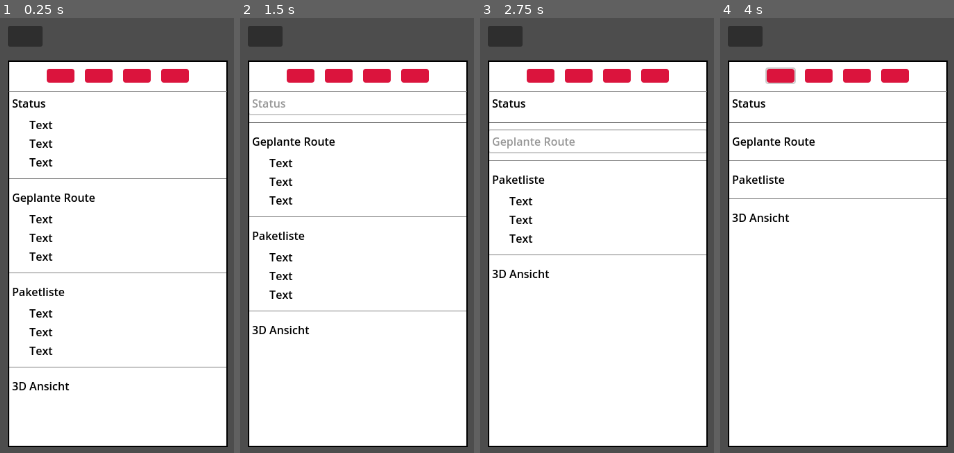
Above: before the commit, frames 1-4 (left to right).
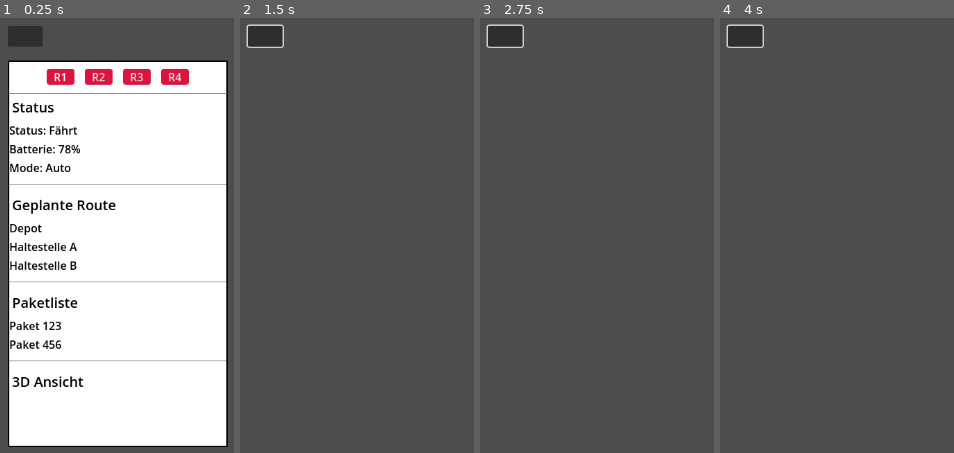
Above: after the commit, the same moments.

Repository: HaiZung/SE-Projekt
Game: Godot game, scene res://UI/UI.tscn
The game is run twice, just before and just after one commit, with the same random seed, the same clock (stepped at 60 frames per second) and the same inputs.
Inputs (mouse positions are in pixels of both pictures, inside the frame that each line leads up to):
- Up to frame 1 (0.25 s): no input
- Up to frame 2 (1.5 s): click (265, 35) at 0.5 s; click (357, 105) at 1.25 s, where only the run before the commit has a clickable "Status"
- Up to frame 3 (2.75 s): click (597, 139) at 2 s, where only the run before the commit has a clickable "Geplante Route"
- Up to frame 4 (4 s): click (837, 178) at 2.75 s, where only the run before the commit has a clickable "Paketliste"; click (780, 74) at 3.52 s

The runs differ from the first frame. In frame 1, 8.2% of the frame differs, in the area x 3-98%, y 12-86%; in frame 2, 83%; in frame 3, 83%, in the area x 2-98%, y 1-99%; in frame 4, 83%.

Commit message:
Enhance UI functionality by adding button scripts and dynamic content handling

Diff:
--- a/ui-roboterdetailansicht/UI/UI.tscn
+++ b/ui-roboterdetailansicht/UI/UI.tscn
@@ -1,6 +1,7 @@
-[gd_scene load_steps=10 format=3 uid="uid://dc6t68g6ccu8h"]
+[gd_scene load_steps=11 format=3 uid="uid://dc6t68g6ccu8h"]
 
 [ext_resource type="Script" uid="uid://cycdwrcnga6so" path="res://UI/heading_1_expanded.gd" id="1_6dd3c"]
+[ext_resource type="Script" uid="uid://b3axa7bpmkxfe" path="res://UI/ui.gd" id="1_e707p"]
 [ext_resource type="Script" uid="uid://wj6rcqu0hhni" path="res://UI/heading_1_expanded_2.gd" id="2_dhe1o"]
 [ext_resource type="Script" uid="uid://kc0viaurn4if" path="res://UI/heading_1_expanded_3.gd" id="3_q0uhn"]
 
@@ -34,6 +35,7 @@
 anchor_bottom = 1.0
 grow_horizontal = 2
 grow_vertical = 2
+script = ExtResource("1_e707p")
 
 [node name="MainLayout" type="VBoxContainer" parent="."]
 layout_mode = 1
@@ -87,6 +89,8 @@
 theme_override_styles/hover = SubResource("StyleBoxFlat_red")
 toggle_mode = true
 button_group = SubResource("ButtonGroup_q0uhn")
+text = "R1
+"
 
 [node name="RedBtn2" type="Button" parent="MainLayout/WindowPanel/WindowVBox/WindowHeader/HeaderButtons"]
 custom_minimum_size = Vector2(40, 20)
@@ -96,6 +100,7 @@
 theme_override_styles/hover = SubResource("StyleBoxFlat_red")
 toggle_mode = true
 button_group = SubResource("ButtonGroup_e707p")
+text = "R2"
 
 [node name="RedBtn3" type="Button" parent="MainLayout/WindowPanel/WindowVBox/WindowHeader/HeaderButtons"]
 custom_minimum_size = Vector2(40, 20)
@@ -105,6 +110,7 @@
 theme_override_styles/hover = SubResource("StyleBoxFlat_red")
 toggle_mode = true
 button_group = SubResource("ButtonGroup_f1fl4")
+text = "R3"
 
 [node name="RedBtn4" type="Button" parent="MainLayout/WindowPanel/WindowVBox/WindowHeader/HeaderButtons"]
 custom_minimum_size = Vector2(40, 20)
@@ -114,6 +120,7 @@
 theme_override_styles/hover = SubResource("StyleBoxFlat_red")
 toggle_mode = true
 button_group = SubResource("ButtonGroup_jqf55")
+text = "R4"
 
 [node name="Separator" type="HSeparator" parent="MainLayout/WindowPanel/WindowVBox"]
 layout_mode = 2
@@ -137,6 +144,7 @@
 theme_override_colors/font_focus_color = Color(0.5921569, 0.5921569, 0.5921569, 1)
 theme_override_colors/font_pressed_color = Color(0.5921569, 0.5921569, 0.5921569, 1)
 theme_override_colors/font_hover_color = Color(0.5931336, 0.59313357, 0.59313357, 1)
+theme_override_font_sizes/font_size = 20
 text = "Status
 "
 flat = true
@@ -173,6 +181,7 @@
 theme_override_colors/font_focus_color = Color(0.5921569, 0.5921569, 0.5921569, 1)
 theme_override_colors/font_pressed_color = Color(0.5921569, 0.5921569, 0.5921569, 1)
 theme_override_colors/font_hover_color = Color(0.5921569, 0.5921569, 0.5921569, 1)
+theme_override_font_sizes/font_size = 20
 text = "Geplante Route"
 flat = true
 alignment = 0
@@ -208,6 +217,7 @@
 theme_override_colors/font_focus_color = Color(0.5921569, 0.5921569, 0.5921569, 1)
 theme_override_colors/font_pressed_color = Color(0.5921569, 0.5921569, 0.5921569, 1)
 theme_override_colors/font_hover_color = Color(0.5921569, 0.5921569, 0.5921569, 1)
+theme_override_font_sizes/font_size = 20
 text = "Paketliste"
 flat = true
 alignment = 0
@@ -242,6 +252,9 @@
 theme_override_colors/font_focus_color = Color(0.5921569, 0.5921569, 0.5921569, 1)
 theme_override_colors/font_pressed_color = Color(0.5921569, 0.5921569, 0.5921569, 1)
 theme_override_colors/font_hover_color = Color(0.5921569, 0.5921569, 0.5921569, 1)
+theme_override_font_sizes/font_size = 20
 text = "3D Ansicht"
 flat = true
 alignment = 0
+
+[connection signal="pressed" from="MainLayout/TopBar/MenuButton" to="." method="_on_menu_button_pressed"]
--- a/ui-roboterdetailansicht/UI/heading_1_expanded.gd
+++ b/ui-roboterdetailansicht/UI/heading_1_expanded.gd
@@ -6,9 +6,19 @@
 var is_open := true
 
 func _ready():
-    content.visible = is_open
-    toggle_btn.pressed.connect(_on_toggle)
+	content.visible = is_open
+	toggle_btn.pressed.connect(_on_toggle)
 
 func _on_toggle():
-    is_open = !is_open
-    content.visible = is_open
+	is_open = !is_open
+	content.visible = is_open
+
+func set_lines(lines: Array) -> void:
+	for c in $Content.get_children():
+		c.queue_free()
+
+	for t in lines:
+		var l := Label.new()
+		l.text = str(t)
+		l.add_theme_color_override("font_color", Color.BLACK)
+		$Content.add_child(l)
--- a/ui-roboterdetailansicht/UI/heading_1_expanded_2.gd
+++ b/ui-roboterdetailansicht/UI/heading_1_expanded_2.gd
@@ -6,9 +6,19 @@
 var is_open := true
 
 func _ready():
-    content.visible = is_open
-    toggle_btn.pressed.connect(_on_toggle)
+	content.visible = is_open
+	toggle_btn.pressed.connect(_on_toggle)
 
 func _on_toggle():
-    is_open = !is_open
-    content.visible = is_open
+	is_open = !is_open
+	content.visible = is_open
+
+func set_lines(lines: Array) -> void:
+	for c in $Content.get_children():
+		c.queue_free()
+
+	for t in lines:
+		var l := Label.new()
+		l.text = str(t)
+		l.add_theme_color_override("font_color", Color.BLACK)
+		$Content.add_child(l)
--- a/ui-roboterdetailansicht/UI/heading_1_expanded_3.gd
+++ b/ui-roboterdetailansicht/UI/heading_1_expanded_3.gd
@@ -6,9 +6,19 @@
 var is_open := true
 
 func _ready():
-    content.visible = is_open
-    toggle_btn.pressed.connect(_on_toggle)
+	content.visible = is_open
+	toggle_btn.pressed.connect(_on_toggle)
 
 func _on_toggle():
-    is_open = !is_open
-    content.visible = is_open
+	is_open = !is_open
+	content.visible = is_open
+
+func set_lines(lines: Array) -> void:
+	for c in $Content.get_children():
+		c.queue_free()
+
+	for t in lines:
+		var l := Label.new()
+		l.text = str(t)
+		l.add_theme_color_override("font_color", Color.BLACK)
+		$Content.add_child(l)
--- /dev/null
+++ b/ui-roboterdetailansicht/UI/menu_button.gd
@@ -0,0 +1,11 @@
+extends Button
+
+
+# Called when the node enters the scene tree for the first time.
+func _ready() -> void:
+	pass # Replace with function body.
+
+
+# Called every frame. 'delta' is the elapsed time since the previous frame.
+func _process(delta: float) -> void:
+	pass
--- a/ui-roboterdetailansicht/UI/ui.gd
+++ b/ui-roboterdetailansicht/UI/ui.gd
@@ -1,11 +1,82 @@
 extends Control
 
+# --- Buttons ---
+@onready var header_buttons := [
+	$MainLayout/WindowPanel/WindowVBox/WindowHeader/HeaderButtons/RedBtn1,
+	$MainLayout/WindowPanel/WindowVBox/WindowHeader/HeaderButtons/RedBtn2,
+	$MainLayout/WindowPanel/WindowVBox/WindowHeader/HeaderButtons/RedBtn3,
+	$MainLayout/WindowPanel/WindowVBox/WindowHeader/HeaderButtons/RedBtn4
+]
 
-# Called when the node enters the scene tree for the first time.
-func _ready() -> void:
-	pass # Replace with function body.
+# --- Sections ---
+@onready var sec_status   := $MainLayout/WindowPanel/WindowVBox/ScrollArea/ContentList/Heading1_Expanded
+@onready var sec_route    := $MainLayout/WindowPanel/WindowVBox/ScrollArea/ContentList/Heading1_Expanded2
+@onready var sec_packages := $MainLayout/WindowPanel/WindowVBox/ScrollArea/ContentList/Heading1_Expanded3
+# 3D lassen wir erstmal aus, kommt danach
+
+@onready var window_panel := $MainLayout/WindowPanel
+
+var selected_robot_id := 0
+var panel_open := true
 
 
-# Called every frame. 'delta' is the elapsed time since the previous frame.
-func _process(delta: float) -> void:
-	pass
+# Mock-Daten (später Backend)
+var robots := [
+	{
+		"name": "Roboter 1",
+		"status": ["Status: Fährt", "Batterie: 78%", "Mode: Auto"],
+		"route": ["Depot", "Haltestelle A", "Haltestelle B"],
+		"packages": ["Paket 123", "Paket 456"]
+	},
+	{
+		"name": "Roboter 2",
+		"status": ["Status: Belädt", "Batterie: 55%", "Mode: Auto"],
+		"route": ["Depot"],
+		"packages": ["Paket 789"]
+	},
+	{
+		"name": "Roboter 3",
+		"status": ["Status: Wartung", "Batterie: 100%", "Mode: Manual"],
+		"route": [],
+		"packages": []
+	},
+	{
+		"name": "Roboter 4",
+		"status": ["Status: Störung", "Batterie: 12%", "Mode: Auto"],
+		"route": ["Haltestelle C"],
+		"packages": ["Paket 999", "Paket 111"]
+	}
+]
+
+func _ready():
+	# Buttons verbinden
+	for i in header_buttons.size():
+		header_buttons[i].pressed.connect(func(): _on_robot_selected(i))
+
+	# Startzustand
+	header_buttons[0].button_pressed = true
+	_on_robot_selected(0)
+
+func _on_robot_selected(id: int) -> void:
+	selected_robot_id = id
+	var r = robots[id]
+
+	# Status
+	sec_status.set_lines(r["status"])
+
+	# Route
+	if r["route"].is_empty():
+		sec_route.set_lines(["Keine Route"])
+	else:
+		sec_route.set_lines(r["route"])
+
+	# Pakete
+	if r["packages"].is_empty():
+		sec_packages.set_lines(["Keine Pakete"])
+	else:
+		sec_packages.set_lines(r["packages"])
+
+
+func _on_menu_button_pressed():
+	panel_open = !panel_open
+	window_panel.visible = panel_open
Not shown, added: ui-roboterdetailansicht/UI/menu_button.gd.uid
